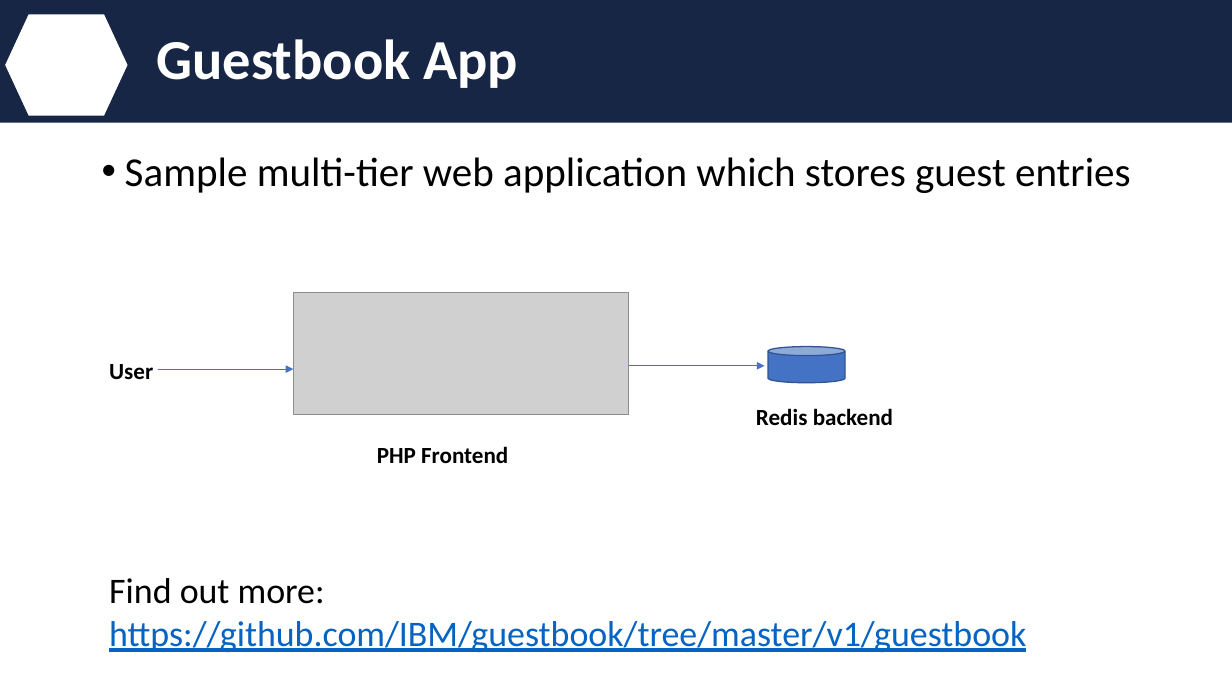
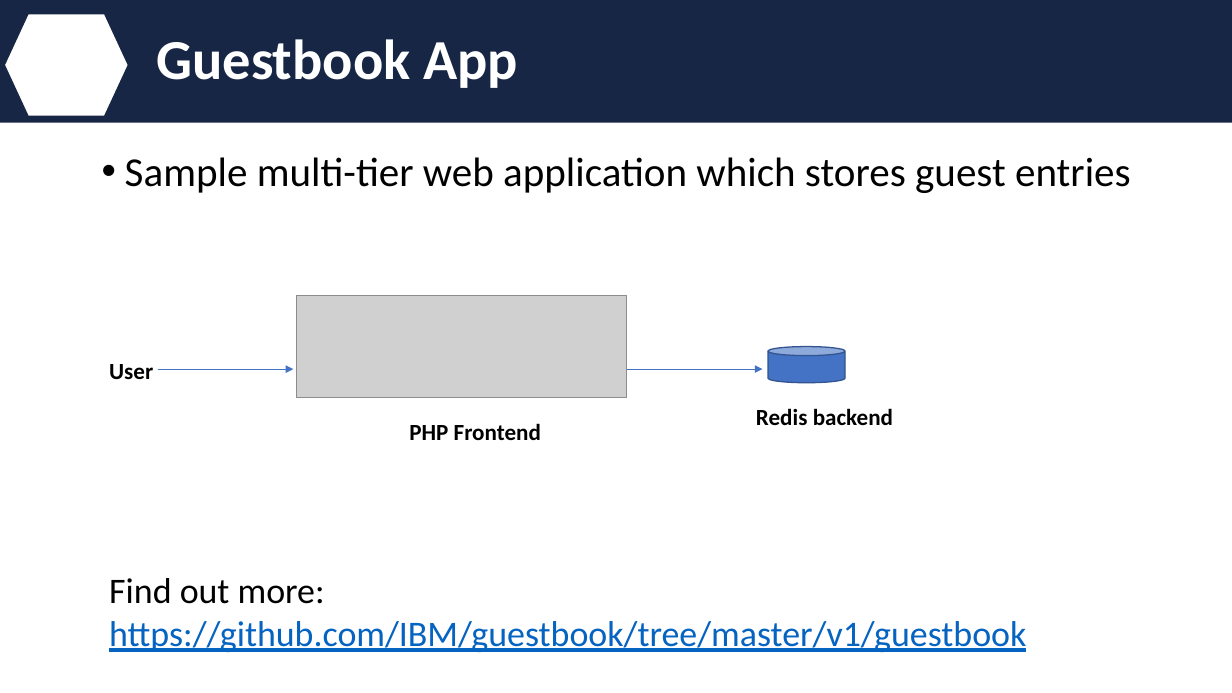
Before and after one commit to IBM/helm101, a slide deck: slide 3 of presentation/Helm.pptx. Drawn at 1232x693 pixels with LibreOffice and Linux fonts; fonts in the diff are those of the drawing; grey boxes stand for pictures; background and template pictures are left out. Boxes give left, top, right and bottom in pixels: in the first picture for what was removed or moved away, otherwise in the second. Text is boxed around its words. In the diff, an @@ line names an element or a change of style, - is before the commit and + after.

```diff
--- a/presentation/Helm.pptx
+++ b/presentation/Helm.pptx
@@ picture: place and size @@
-picture at (293,293,628,415)
+picture at (297,295,627,397)
@@ text "PHP Frontend": place and size @@
-text "PHP Frontend" at (377,446,508,463)
+text "PHP Frontend" at (409,423,541,440)
```
Also in this commit, not shown: 7 other slides changed.
